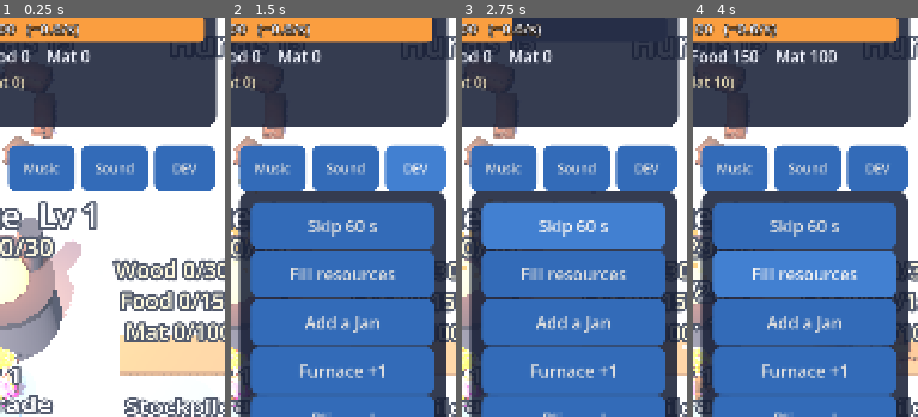
Above: before the commit, frames 1-4 (left to right).
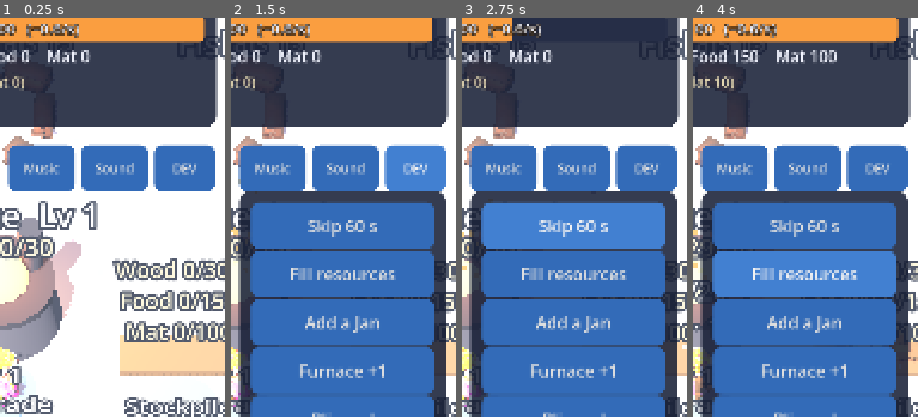
Above: after the commit, the same moments.

Repository: Jazzwec/Frostbite2
Game: Godot game, scene res://scenes/main.tscn
The game is run twice, just before and just after one commit, with the same random seed, the same clock (stepped at 60 frames per second) and the same inputs.
Inputs (mouse positions are % of the whole screen's width and height, from its top left):
- Up to frame 1 (0.25 s): no input
- Up to frame 2 (1.5 s): tap Enter (ui_accept) at 0.5, 0.77 s; move the mouse to (72, 45) at 0.52 s; hold Right (ui_right) 0.53-1.25 s; tap Space at 0.6 s; click (72, 45) at 0.67 s; click "DEV" at 1.25 s
- Up to frame 3 (2.75 s): click "Skip 60 s" at 2 s
- Up to frame 4 (4 s): click "Skip 60 s" at 2.75 s; click "Fill resources" at 3.5 s
The pictures show only the part of the screen within x 50-100%, y 3-53%; the shares and areas given below are measured in that part.

The runs differ from the first frame. In frame 1, 0.2% of the frame differs, in the area x 95-100%, y 2-11%; in frame 2, 0.2%; in frame 3, 0.2%; in frame 4, 0.2%.

Commit message:
Rename the Hunting Lodge to the Fishing Lodge, and Hunting to Fishing
What the player sees now matches what Jans and Meagan do there (ice fishing):
the building is the Fishing Lodge, the job is Fishing, and the brief calls the
spots fishing ponds. Internal ids (hunting_lodge, hunt, node kind "hunting")
are unchanged. The open "Hunting or Fishing?" question is resolved.

Co-Authored-By: Claude Opus 5.5 <noreply@anthropic.com>

Diff:
--- a/data/buildings.json
+++ b/data/buildings.json
@@ -1,7 +1,7 @@
 {
   "furnace": { "name": "Furnace", "effect": "+100 heat cap, room for 4 more Jans and 5% more heat per Wood per level. Bigger fires draw bigger animals." },
   "lumberYard": { "name": "Lumber Yard", "effect": "+15% Chopping and +50 Wood storage per level." },
-  "huntingLodge": { "name": "Hunting Lodge", "effect": "+15% Hunting per level. Food is stored here." },
+  "huntingLodge": { "name": "Fishing Lodge", "effect": "+15% Fishing per level. Jans ice-fish here for Food." },
   "storehouse": { "name": "Storehouse", "effect": "Wood, Food and Materials storage ×1.25 per level." },
   "kitchen": { "name": "Kitchen", "effect": "Jans eat 5% less per level. Chef Jans start turning up." },
   "workshop": { "name": "Workshop", "effect": "Opens the Building job (Materials); +20% per level." },
--- a/scripts/engine/balance.gd
+++ b/scripts/engine/balance.gd
@@ -62,7 +62,7 @@
 const ARRIVAL_MAX_WAITING := 3
 ## The first frozen Jan appears this soon after a new game, so Meagan can rescue him herself. [proto]
 const FIRST_ARRIVAL_DELAY := 5.0
-## Job shares used to place a new Jan once Chopping and Hunting are covered. [brief] 3 : 2 : 2
+## Job shares used to place a new Jan once Chopping and Fishing are covered. [brief] 3 : 2 : 2
 const JOB_SHARES := {"chop": 3.0, "hunt": 2.0, "build": 2.0}
 
 # ---------- Meagan ----------
@@ -103,7 +103,7 @@
 ## Rate per Jan = base × growth^(building level − 1). [brief]
 const JOBS := {
 	"chop": {"name": "Chopping", "building": "lumber_yard", "resource": "wood", "base": 1.0, "growth": 1.15},
-	"hunt": {"name": "Hunting", "building": "hunting_lodge", "resource": "food", "base": 0.6, "growth": 1.15},
+	"hunt": {"name": "Fishing", "building": "hunting_lodge", "resource": "food", "base": 0.6, "growth": 1.15},
 	"build": {"name": "Building", "building": "workshop", "resource": "materials", "base": 0.1, "growth": 1.2},
 	"guard": {"name": "Guarding", "building": "barracks", "resource": "", "base": 0.0, "growth": 1.15},
 }
@@ -115,7 +115,7 @@
 const BUILDINGS := {
 	"furnace": {"name": "Furnace", "max": 10, "unlock": 1, "start": 1, "cost": {"wood": 100.0, "materials": 20.0}, "growth": 1.8},
 	"lumber_yard": {"name": "Lumber Yard", "max": 25, "unlock": 1, "start": 1, "cost": {"wood": 15.0}, "growth": 1.12},
-	"hunting_lodge": {"name": "Hunting Lodge", "max": 25, "unlock": 1, "start": 1, "cost": {"wood": 15.0}, "growth": 1.12},
+	"hunting_lodge": {"name": "Fishing Lodge", "max": 25, "unlock": 1, "start": 1, "cost": {"wood": 15.0}, "growth": 1.12},
 	"sled_shed": {"name": "Sled Shed", "max": 10, "unlock": 1, "start": 0, "cost": {"wood": 30.0}, "growth": 1.3},
 	"storehouse": {"name": "Storehouse", "max": 15, "unlock": 1, "start": 0, "cost": {"wood": 40.0, "materials": 5.0}, "growth": 1.15},
 	"workshop": {"name": "Workshop", "max": 20, "unlock": 2, "start": 0, "cost": {"wood": 60.0, "materials": 10.0}, "growth": 1.15},
--- a/scripts/engine/economy.gd
+++ b/scripts/engine/economy.gd
@@ -163,7 +163,7 @@
 	return Balance.ARRIVAL_BASE_INTERVAL * (1.0 + Balance.ARRIVAL_FILL_SLOWDOWN * fill * fill)
 
 
-## The job a newly thawed Jan takes. [brief] Lumber Yard first, then Hunting while eating
+## The job a newly thawed Jan takes. [brief] Lumber Yard first, then Fishing while eating
 ## outruns hunting, then the job furthest below its share.
 static func neediest_job(s: GameState) -> String:
 	if job_open(s, "chop") and job_count(s, "chop") == 0:
--- a/scripts/engine/game_engine.gd
+++ b/scripts/engine/game_engine.gd
@@ -19,7 +19,7 @@
 	state = new_winter()
 
 
-## The start of a winter. [brief] Empty city, cold furnace; Furnace, Lumber Yard and Hunting Lodge at Lv 1.
+## The start of a winter. [brief] Empty city, cold furnace; Furnace, Lumber Yard and Fishing Lodge at Lv 1.
 static func new_winter() -> GameState:
 	var s := GameState.new()
 	for def in MapData.SITES:
--- a/scripts/engine/map_data.gd
+++ b/scripts/engine/map_data.gd
@@ -24,7 +24,7 @@
 const SITE_HALF_SIZE := 2.0
 const FURNACE_RADIUS := 1.8
 
-## Resource spots on the outskirts. [brief] 4 forests, 3 hunting grounds, 3 scrap heaps.
+## Resource spots on the outskirts. [brief] 4 forests, 3 fishing ponds (kind "hunting"), 3 scrap heaps.
 ## One scrap heap sits right behind the furnace so the first Materials are close.
 const RESOURCE_NODES := [
 	{"kind": "forest", "pos": Vector2(-17, -26)},
--- a/scripts/game/node_view.gd
+++ b/scripts/game/node_view.gd
@@ -1,6 +1,6 @@
 class_name NodeView
 extends Node3D
-## A resource spot: a forest, a hunting ground (a frozen pond for ice fishing) or a scrap heap.
+## A resource spot: a forest, a fishing pond (kind "hunting", for ice fishing) or a scrap heap.
 ## Its pieces thin out as the stock runs down: trees topple, the rest sink into the snow.
 
 const PIECES := 6
Not shown, changed: BACKLOG.md
Not shown, changed: CLAUDE.md
Not shown, changed: NOTES.md
Not shown, changed: docs/design-brief.md
